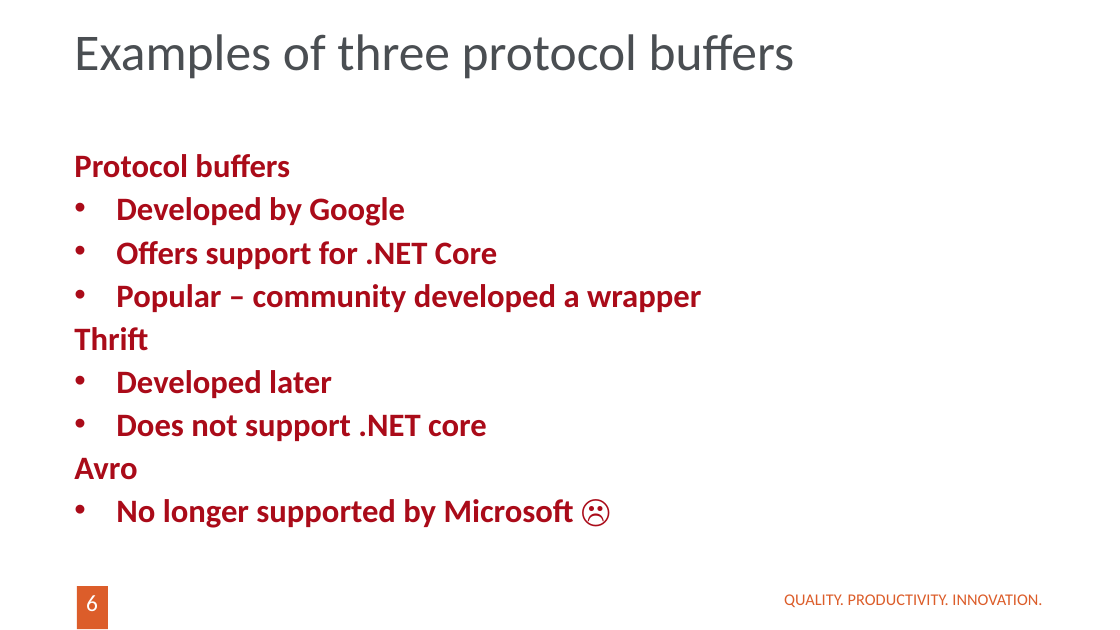
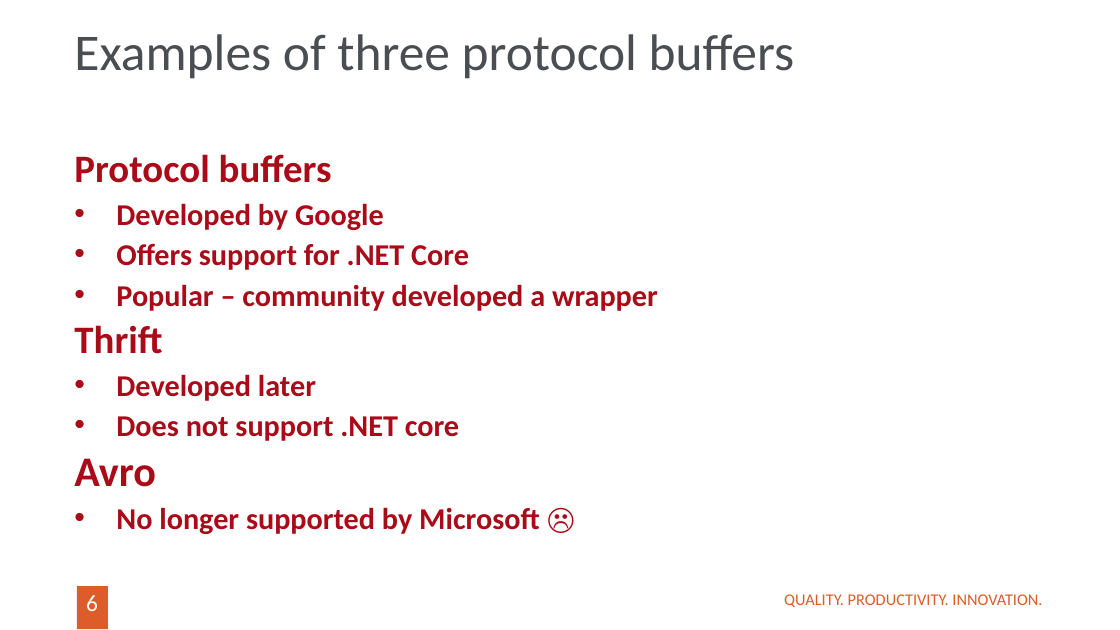
Before and after one commit to LiviuSosu/Serialization, a slide deck: slide 6 of Protocol buffers.pptx. Drawn at 1120x630 pixels with LibreOffice and Linux fonts; fonts in the diff are those of the drawing; background and template pictures are left out. Boxes give left, top, right and bottom in pixels: in the first picture for what was removed or moved away, otherwise in the second. Text is boxed around its words. In the diff, an @@ line names an element or a change of style, - is before the commit and + after.

```diff
--- a/Protocol buffers.pptx
+++ b/Protocol buffers.pptx
@@ text "Protocol buffers" at (74, 154, 658, 534): size 28 to 33.3 pt in "Protocol buffers", "Thrift"; size 28 to 25.9 pt in "Developed by Google", "Offers support for .NET Core", "Popular – community developed a wrapper", "Developed later" and 2 more places; size 28 to 36.1 pt in "Avro" @@
```
Also in this commit, not shown: 5 other slides changed, 7 other files.
